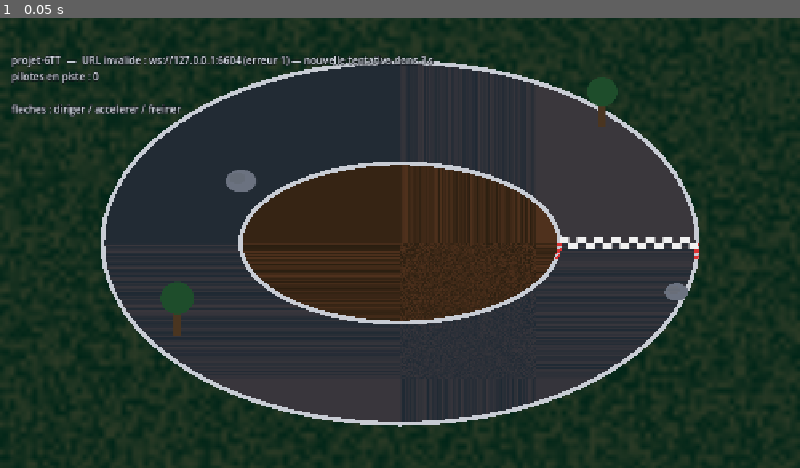
Above: before the commit, frame 1.
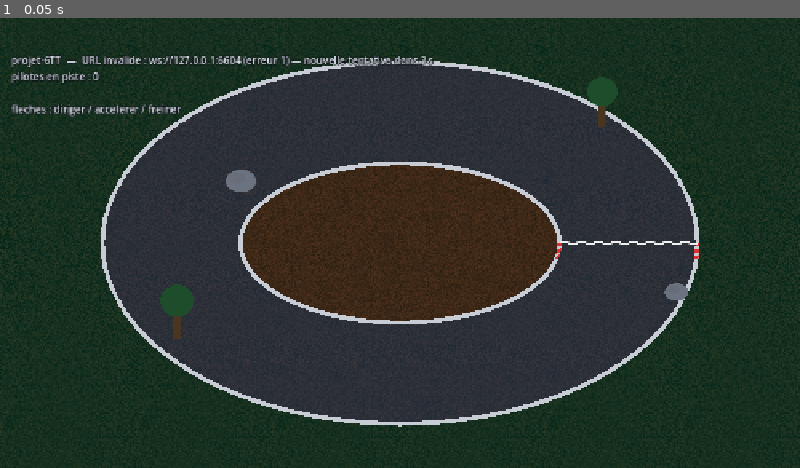
Above: after the commit, the same moment.

Repository: olegrand1976/6TT-2026-2027
Game: Godot game, scene res://scenes/main.tscn
The game is run twice, just before and just after one commit, with the same random seed, the same clock (stepped at 60 frames per second) and the same inputs.
Inputs:
- Up to frame 1 (0.05 s): no input

The runs differ from the first frame. In frame 1, 2.5% of the frame differs, in the area x 0-100%, y 0-100%.

Commit message:
Aligne le rendu piste sur Track et les hitboxes mur avec le sprite.
Herbe et ellipses partagent le même repère que la géométrie ; l’épaisseur
de collision des murs suit l’export thickness du segment.

Co-authored-by: Cursor <cursoragent@cursor.com>

Diff:
--- a/godot/scenes/client/world/track/elements/grass.tscn
+++ b/godot/scenes/client/world/track/elements/grass.tscn
@@ -6,5 +6,3 @@
 [node name="Grass" type="Node2D"]
 script = ExtResource("1")
 surface_texture = ExtResource("2_tex")
-
-[node name="Sprite2D" type="Sprite2D" parent="."]
--- a/godot/scenes/client/world/track/elements/wall_segment.tscn
+++ b/godot/scenes/client/world/track/elements/wall_segment.tscn
@@ -12,5 +12,3 @@
 
 [node name="Collision" parent="." instance=ExtResource("3_col")]
 shape = 1
-segment_length = 80.0
-segment_thickness = 14.0
--- a/godot/scripts/client/world/car/cars_layer.gd
+++ b/godot/scripts/client/world/car/cars_layer.gd
@@ -19,7 +19,7 @@
 
 
 func _process(_delta: float) -> void:
-	if _client == null:
+	if _client == null or _net == null:
 		return
 	_sync_views()
 
--- a/godot/scripts/client/world/track/elements/asphalt.gd
+++ b/godot/scripts/client/world/track/elements/asphalt.gd
@@ -8,6 +8,5 @@
 func _ready() -> void:
 	z_index = -25
 	var tex := surface_texture if surface_texture != null else DEFAULT_TEXTURE
-	_poly.texture = tex
-	_poly.polygon = Track.ellipse_points(Track.OUTER)
+	TrackElement.bind_ellipse_polygon(_poly, tex, Track.OUTER)
 	apply_modulate(_poly, Track.ASPHALT)
--- a/godot/scripts/client/world/track/elements/dirt.gd
+++ b/godot/scripts/client/world/track/elements/dirt.gd
@@ -8,6 +8,5 @@
 func _ready() -> void:
 	z_index = -24
 	var tex := surface_texture if surface_texture != null else DEFAULT_TEXTURE
-	_poly.texture = tex
-	_poly.polygon = Track.ellipse_points(Track.INNER)
+	TrackElement.bind_ellipse_polygon(_poly, tex, Track.INNER)
 	apply_modulate(_poly, Track.DIRT)
--- a/godot/scripts/client/world/track/elements/grass.gd
+++ b/godot/scripts/client/world/track/elements/grass.gd
@@ -2,15 +2,18 @@
 
 const DEFAULT_TEXTURE := preload("res://assets/track/grass.png")
 
-@onready var _sprite: Sprite2D = $Sprite2D
-
 
 func _ready() -> void:
 	z_index = -30
+	queue_redraw()
+
+
+func _draw() -> void:
 	var tex := surface_texture if surface_texture != null else DEFAULT_TEXTURE
-	_sprite.texture = tex
-	_sprite.texture_repeat = CanvasItem.TEXTURE_REPEAT_ENABLED
-	var span := maxf(Track.OUTER.x, Track.OUTER.y) * 2.4
-	var size := TrackElement.texture_size(tex)
-	_sprite.scale = Vector2(span * 2.0 / size.x, span * 2.0 / size.y)
-	apply_modulate(_sprite, Track.GRASS)
+	if tex == null:
+		return
+	# Même rectangle que l'ancien `track_view.gd` : centré sur la piste (0, 0).
+	var half := Track.OUTER * 2.4
+	var rect := Rect2(-half, half * 2.0)
+	var col := Color.WHITE if use_track_default else surface_color
+	draw_texture_rect(tex, rect, true, col)
--- a/godot/scripts/client/world/track/elements/rock.gd
+++ b/godot/scripts/client/world/track/elements/rock.gd
@@ -9,6 +9,7 @@
 
 func _ready() -> void:
 	var tex := surface_texture if surface_texture != null else DEFAULT_TEXTURE
+	_sprite.centered = true
 	_sprite.texture = tex
 	_sprite.scale = Vector2.ONE * scale_factor
 	apply_modulate(_sprite, Track.ROCK)
--- a/godot/scripts/client/world/track/elements/start_line.gd
+++ b/godot/scripts/client/world/track/elements/start_line.gd
@@ -9,8 +9,10 @@
 	z_index = -21
 	var tex := surface_texture if surface_texture != null else DEFAULT_TEXTURE
 	_sprite.texture = tex
+	_sprite.centered = true
 	var width := Track.OUTER.x - Track.INNER.x
 	var size := TrackElement.texture_size(tex)
-	_sprite.scale = Vector2(width / size.x, 1.0)
-	_sprite.position = Vector2(Track.INNER.x + width * 0.5, 0.0)
+	const LINE_WIDTH := 4.0
+	_sprite.scale = Vector2(width / size.x, LINE_WIDTH / size.y)
+	_sprite.position = Vector2((Track.INNER.x + Track.OUTER.x) * 0.5, 0.0)
 	apply_modulate(_sprite, Color.WHITE)
--- a/godot/scripts/client/world/track/elements/tree.gd
+++ b/godot/scripts/client/world/track/elements/tree.gd
@@ -11,6 +11,8 @@
 	var tex := surface_texture if surface_texture != null else DEFAULT_TEXTURE
 	_sprite.texture = tex
 	var size := TrackElement.texture_size(tex)
+	_sprite.centered = true
 	_sprite.scale = Vector2.ONE * scale_factor
-	_sprite.offset = Vector2(0.0, -size.y * 0.5 * scale_factor)
+	# Pied de l'arbre sur la position du nœud (offset non multiplié par scale).
+	_sprite.offset = Vector2(0.0, -size.y * 0.5)
 	apply_modulate(_sprite, Track.TREE_CROWN)
--- a/godot/scripts/client/world/track/elements/wall_segment.gd
+++ b/godot/scripts/client/world/track/elements/wall_segment.gd
@@ -10,6 +10,7 @@
 
 func _ready() -> void:
 	var tex := surface_texture if surface_texture != null else DEFAULT_TEXTURE
+	_sprite.centered = true
 	_sprite.texture = tex
 	var size := TrackElement.texture_size(tex)
 	_sprite.scale = Vector2(length / size.x, thickness / size.y)
--- a/godot/scripts/client/world/track/track_element.gd
+++ b/godot/scripts/client/world/track/track_element.gd
@@ -24,3 +24,18 @@
 static func texture_size(tex: Texture2D) -> Vector2:
 	var size: Vector2i = tex.get_size()
 	return Vector2(float(size.x), float(size.y))
+
+
+## Texture répétée sur une ellipse centrée à l'origine (alignée sur `Track.OUTER` / `INNER`).
+static func bind_ellipse_polygon(poly: Polygon2D, tex: Texture2D, radii: Vector2) -> void:
+	poly.polygon = Track.ellipse_points(radii)
+	if tex == null:
+		poly.texture = null
+		return
+	poly.texture = tex
+	poly.texture_repeat = CanvasItem.TEXTURE_REPEAT_ENABLED
+	var tile := texture_size(tex)
+	if tile.x <= 0.0 or tile.y <= 0.0:
+		return
+	poly.texture_scale = Vector2(radii.x * 2.0 / tile.x, radii.y * 2.0 / tile.y)
+	poly.texture_offset = Vector2.ZERO
--- a/godot/scripts/shared/track_collision.gd
+++ b/godot/scripts/shared/track_collision.gd
@@ -43,7 +43,7 @@
 				TrackObstacle.Kind.SEGMENT:
 					_push_segment(car, obs)
 				_:
-					pass
+					assert(false, "TrackObstacle kind inattendu : %d" % int(obs.kind))
 		CarPhysics.enforce_track_bounds(car)
 
 
--- a/godot/scripts/shared/track_collision_marker.gd
+++ b/godot/scripts/shared/track_collision_marker.gd
@@ -26,7 +26,7 @@
 		Shape.SEGMENT:
 			obs.kind = TrackObstacle.Kind.SEGMENT
 			obs.segment_length = _scaled_segment_length()
-			obs.segment_thickness = segment_thickness
+			obs.segment_thickness = _scaled_segment_thickness()
 	return obs
 
 
@@ -44,6 +44,15 @@
 	return segment_length * _parent_scale_factor()
 
 
+func _scaled_segment_thickness() -> float:
+	var parent := get_parent()
+	if parent != null:
+		var thick_val = parent.get("thickness")
+		if thick_val != null:
+			return float(thick_val)
+	return segment_thickness * _parent_scale_factor()
+
+
 func _parent_scale_factor() -> float:
 	var parent := get_parent()
 	if parent != null and parent.get("scale_factor") != null:
Not shown: 1 places in godot/scenes/client/world/track/elements/collision_marker.tscn that only renumber resources
